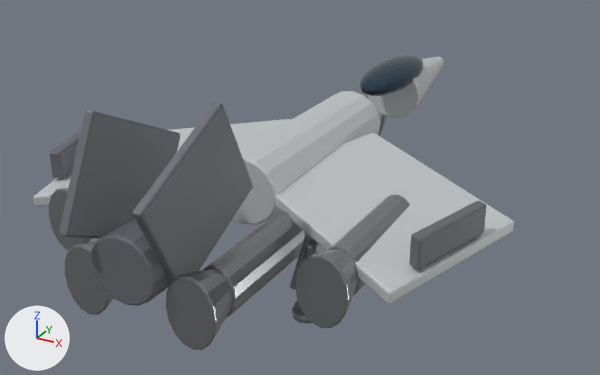
The glTF model assets/ship.glb: old version first, new version second.
Both versions are drawn from a 50 mm lens placed at (64.9, -127.4, 50.6), pointed at (-1.4, -6.7, -9.7). Every picture has the same lights, and +X, +Y and +Z are marked at lower left. The older version comes first. Vertices at exactly the same position are counted once.

Names of what the first picture shows: 'gzowo_ranger'.
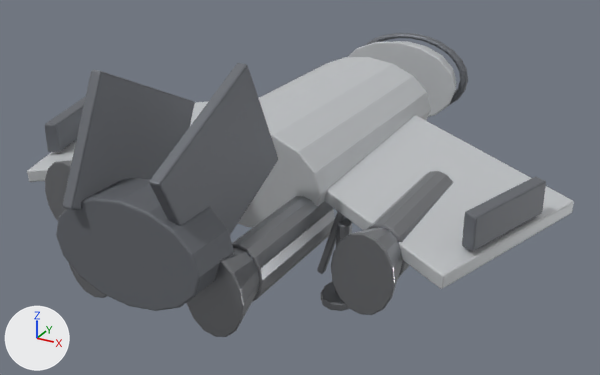
What differs and where, as boxes [x1, y1, x2, y2] in the pictures (600 x 375 px; the box of a moved part takes in the faces that stretch with it):
'gzowo_ranger', reshaped (14% wider)
    before: [33, 55, 514, 350]
    after: [27, 33, 574, 337]
part 1 of me_cylinder, moved or reshaped
    before: [50, 130, 81, 178]
    after: [45, 97, 85, 152]
part 2 of me_cylinder, moved or reshaped
    before: [59, 110, 180, 238]
    after: [62, 70, 195, 210]
part 3 of me_cylinder, moved or reshaped
    before: [409, 201, 486, 270]
    after: [462, 177, 546, 251]
part 4 of me_cylinder, moved or reshaped
    before: [133, 102, 253, 283]
    after: [149, 63, 278, 235]
part 5 of me_cylinder, moved or reshaped
    before: [49, 188, 92, 251]
    after: [69, 263, 107, 298]
part 6 of me_cylinder, moved or reshaped
    before: [203, 211, 305, 318]
    after: [232, 196, 335, 302]
part 7 of me_cylinder, moved or reshaped
    before: [295, 249, 358, 328]
    after: [187, 248, 259, 337]
part 8 of me_cylinder, moved or reshaped
    before: [65, 241, 114, 315]
    after: [45, 161, 72, 221]
part 9 of me_cylinder, moved or reshaped
    before: [328, 195, 410, 295]
    after: [366, 171, 453, 278]
part 10 of me_cylinder, moved or reshaped
    before: [166, 269, 232, 350]
    after: [331, 228, 403, 315]
part 11 of me_cylinder, moved or reshaped (not visible afterwards)
    before: [378, 115, 387, 136]
part 12 of me_cylinder, moved or reshaped
    before: [292, 300, 312, 324]
    after: [321, 281, 350, 311]
part 13 of me_cylinder, rebuilt
    before: [233, 91, 381, 225]
    after: [238, 57, 431, 227]
part 14 of me_cylinder, rebuilt
    before: [33, 119, 292, 207]
    after: [27, 97, 260, 182]
part 15 of me_cylinder, rebuilt
    before: [275, 133, 514, 304]
    after: [324, 115, 574, 289]
part 16 of me_cylinder, deleted
    before: [91, 55, 424, 306]
part 17 of me_cylinder, built on
    before: [368, 56, 444, 118]
    after: [348, 33, 468, 117]
part 18 of me_cylinder, added
    after: [56, 178, 234, 311]
part 19 of me_cylinder, added
    after: [317, 211, 352, 294]

The change, as a list of edits to the scene's bpy script:
```text
Change me_cylinder:
    remove me_cylinder.from_pydata(...)  # 2498 vertices, 4872 faces; spans x -39.0..39.0, y -60.0..60.0, z -17.5..17.5
    add me_cylinder.from_pydata(...)  # 2836 vertices, 5552 faces; spans x -45.9..45.9, y -57.7..42.1, z -17.3..21.8
    me_cylinder part 1: the loose piece of 56 vertices spanning x -36.5..-30.7, y -35.8..-20.1, z -3.4..1.2 is scaled about its middle by (1.19, 1.12, 1.14), then moved by (-5.9, 6.0, 2.1)
    me_cylinder part 2: the loose piece of 56 vertices spanning x -6.9..-5.4, y -60.0..-35.4, z -5.4..17.5 is scaled about its middle by (1.19, 1.12, 1.12), then moved by (-1.1, 3.7, 2.9)
    me_cylinder part 3: the loose piece of 56 vertices spanning x 30.7..36.5, y -35.8..-20.1, z -3.4..1.2 is scaled about its middle by (1.19, 1.12, 1.14), then moved by (5.9, 6.0, 2.1)
    me_cylinder part 4: the loose piece of 56 vertices spanning x 5.4..6.9, y -60.0..-35.4, z -5.4..17.5 is scaled about its middle by (1.19, 1.12, 1.12), then moved by (1.1, 3.7, 2.9)
    me_cylinder part 5: the loose piece of 96 vertices spanning x -25.9..-18.0, y -43.7..-37.4, z -11.0..-0.1 is scaled about its middle by (1.18, 1.13, 1.13), then moved by (11.7, -7.5, 0.1)
    me_cylinder part 6: the loose piece of 96 vertices spanning x 5.8..11.7, y -48.6..-28.9, z -11.1..-2.8 is scaled about its middle by (1.18, 1.12, 1.13), then moved by (1.5, 4.7, 1.4)
    me_cylinder part 7: the loose piece of 96 vertices spanning x 18.0..25.9, y -43.7..-37.4, z -11.0..-0.1 is scaled about its middle by (1.18, 1.13, 1.13), then moved by (-11.7, -7.5, 0.1)
    me_cylinder part 8: the loose piece of 96 vertices spanning x -12.7..-4.8, y -54.5..-48.2, z -12.4..-1.5 is multiplied about its middle by the matrix ((1.177, 0.0, 0.0), (0.0, 1.129, 0.0), (0.0, 0.0, 1.127)), then moved by (-17.1, 15.3, 2.9)
    me_cylinder part 9: the loose piece of 96 vertices spanning x 19.0..24.9, y -37.8..-18.1, z -9.7..-1.5 is scaled about its middle by (1.18, 1.12, 1.13), then moved by (3.9, 6.0, 1.6)
    me_cylinder part 10: the loose piece of 96 vertices spanning x 4.8..12.7, y -54.5..-48.2, z -12.4..-1.5 is multiplied about its middle by the matrix ((1.177, 0.0, 0.0), (0.0, 1.129, 0.0), (0.0, 0.0, 1.127)), then moved by (17.1, 15.3, 2.9)
    me_cylinder part 11: the loose piece of 56 vertices spanning x -1.0..2.6, y 21.7..22.9, z -14.3..-4.1 is scaled about its middle by (1.19, 1.23, 1.13), then moved by (0.1, 11.7, 1.2)
    me_cylinder part 12: the loose piece of 72 vertices spanning x 11.5..16.9, y -35.3..-27.8, z -17.5..-16.3 is scaled about its middle by (1.18, 1.13, 1.18), then moved by (2.5, 5.6, 0.3)
    me_cylinder part 13: the loose piece of 96 vertices spanning x -6.1..6.1, y -28.0..11.5, z -7.7..3.7 is rebuilt with 96 vertices and now spans x -13.3..13.3, y -27.0..19.0, z -8.6..8.6
    me_cylinder part 14: the loose piece of 56 vertices spanning x -39.0..0.2, y -41.8..3.8, z -5.9..-0.8 is rebuilt with 56 vertices and now spans x -45.9..0.3, y -37.4..13.4, z -4.4..1.4
    me_cylinder part 15: the loose piece of 56 vertices spanning x -0.2..39.0, y -41.8..3.8, z -5.9..-0.8 is rebuilt with 56 vertices and now spans x -0.3..45.9, y -37.4..13.4, z -4.4..1.4
    me_cylinder part 16: 11 loose pieces with 930 vertices, spanning x -24.2..24.2, y -56.7..44.6, z -17.3..4.8, are deleted
    me_cylinder part 17: 96 vertices removed from x -6.1..6.1, y 31.3..60.0, z -7.7..3.7; 620 vertices added at x -13.3..13.3, y 32.5..42.1, z -17.0..8.8
    me_cylinder part 18: 480 vertices added at x -28.4..28.4, y -56.0..-38.6, z -8.9..7.6
    me_cylinder part 19: 132 vertices added at x 12.5..17.8, y -27.5..-24.5, z -17.0..-2.3
    other edits to the shape of me_cylinder do not show in these pictures
    remove me_cylinder.materials.append(mat_glass)  # dark blue #3f5565
```
